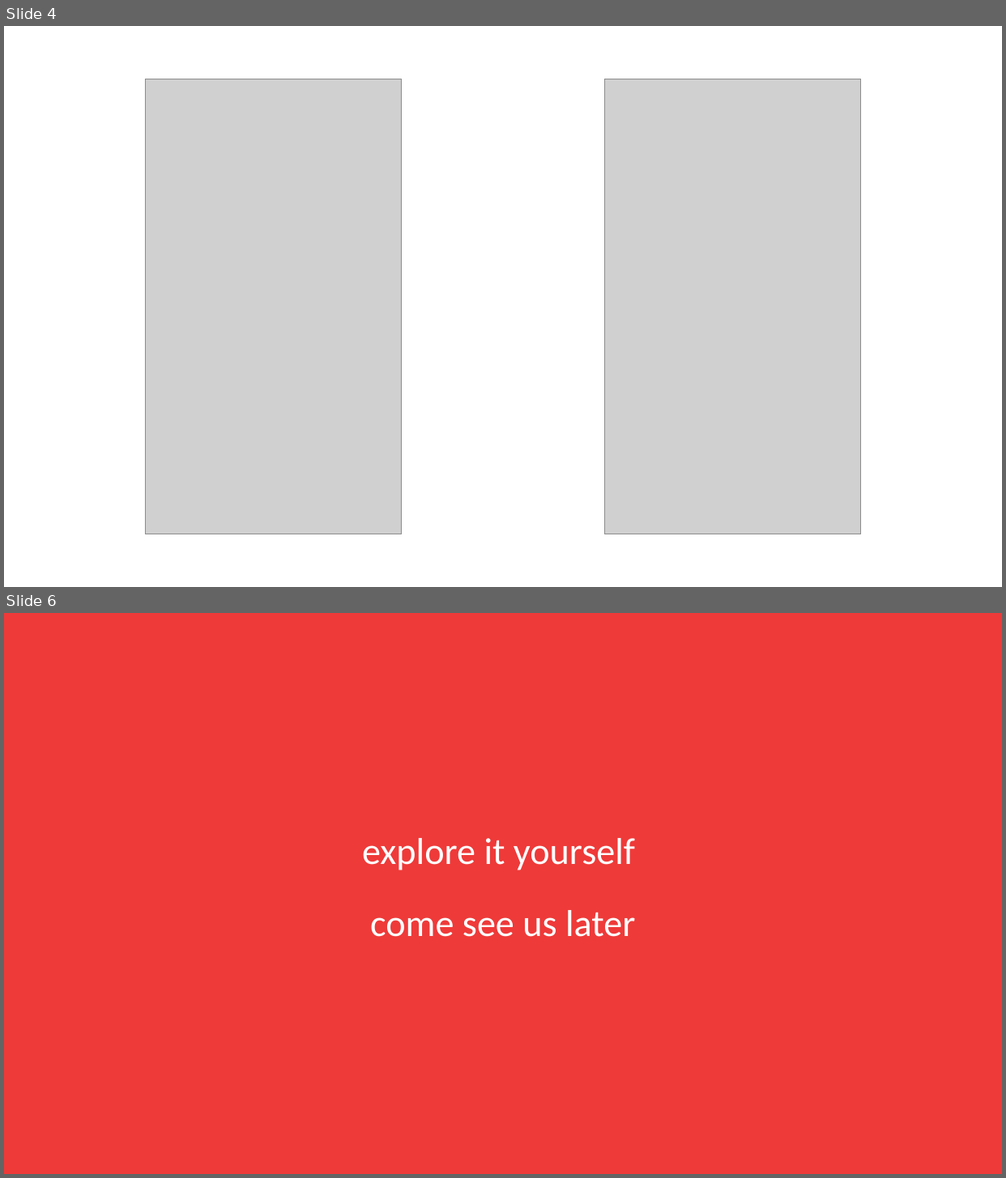
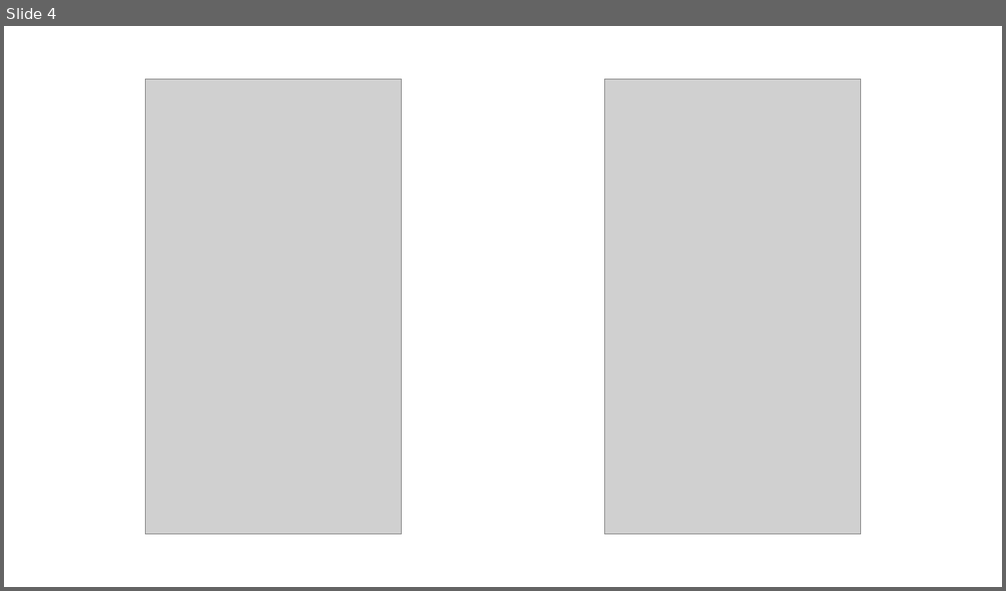
Before and after one commit to KomposeApp/Kompose-Android, a slide deck: design/presentation/Kompose_Presentation.pptx. Shown one above the other, each under a label of ours: slides 4 and 6 before the commit, slide 4 after it; the slides between them are not shown. The pictures are 1006x1178 and 1006x591 pixels, drawn with LibreOffice and Linux fonts; fonts in the diff are those of the drawing; grey boxes stand for pictures. Boxes give left, top, right and bottom in pixels: in the first picture for what was removed or moved away, otherwise in the second. Text is boxed around its words. In the diff, an @@ line names an element or a change of style, - is before the commit and + after.

Commit message:
presentation final changes

```diff
--- a/design/presentation/Kompose_Presentation.pptx
+++ b/design/presentation/Kompose_Presentation.pptx
@@ slide 6 removed at bbox=[4, 613, 1002, 1174], background #EE3A39 @@
@@ text removed at bbox=[362, 838, 635, 937] @@
-explore it yourself
-come see us later
```
Also in this commit, not shown: 1 slide changed, 3 other files.
